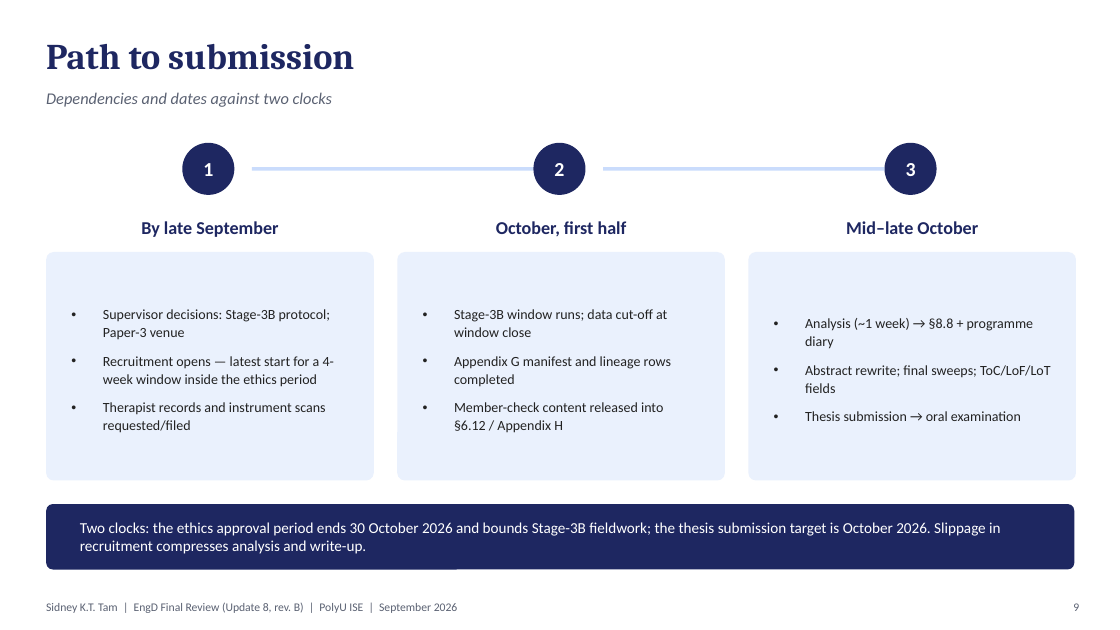
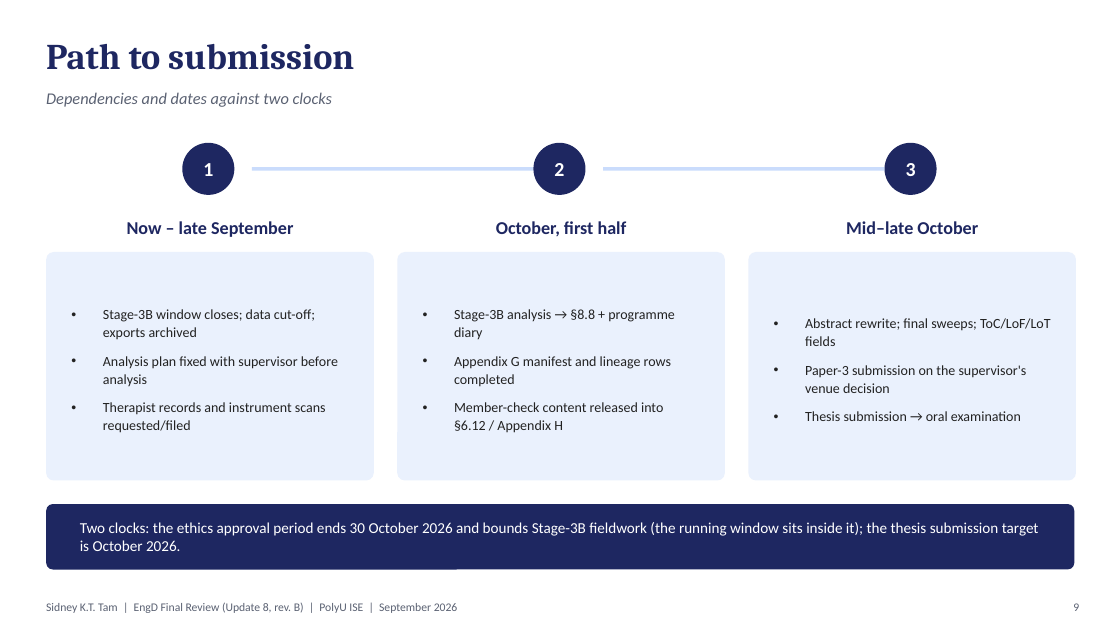
Before and after one commit to leicatam/gamification, a slide deck: slide 9 of docs/presentations/EngD_Update_8_Final_Review_September2026_revB.pptx. Drawn at 1120x630 pixels with LibreOffice and Linux fonts; fonts in the diff are those of the drawing. Boxes give left, top, right and bottom in pixels: in the first picture for what was removed or moved away, otherwise in the second. Text is boxed around its words. In the diff, an @@ line names an element or a change of style, - is before the commit and + after.

```diff
--- a/docs/presentations/EngD_Update_8_Final_Review_September2026_revB.pptx
+++ b/docs/presentations/EngD_Update_8_Final_Review_September2026_revB.pptx
@@ text at [127,221,293,237]: text changed @@
-By late September
+Now – late September
@@ text at [103,309,338,386]: text changed @@
-• Supervisor decisions: Stage-3B protocol; Paper-3 venue
-• Recruitment opens — latest start for a 4-week window inside the ethics period
+• Stage-3B window closes; data cut-off; exports archived
+• Analysis plan fixed with supervisor before analysis
@@ text at [454,309,675,339]: text changed @@
-• Stage-3B window runs; data cut-off at window close
+• Stage-3B analysis → §8.8 + programme diary
@@ text at [805,318,1034,349]: paragraph removed @@
-• Analysis (~1 week) → §8.8 + programme diary
@@ text at [805,365,1027,393]: paragraph added @@
+• Paper-3 submission on the supervisor's venue decision
@@ text at [80,522,1039,551]: text changed @@
-Two clocks: the ethics approval period ends 30 October 2026 and bounds Stage-3B fieldwork; the thesis submission target is October 2026. Slippage in recruitment compresses analysis and write-up.
+Two clocks: the ethics approval period ends 30 October 2026 and bounds Stage-3B fieldwork (the running window sits inside it); the thesis submission target is October 2026.
```
Also in this commit, not shown: 3 other slides changed, 1 other file.
